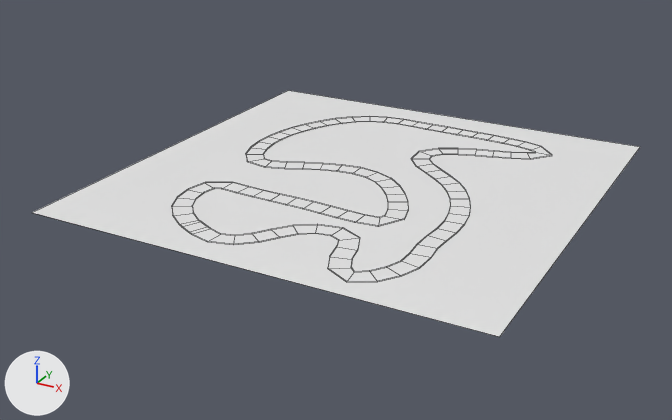
What one commit did to the Blender file Assets/Models/Stride City.blend.
One viewpoint serves both versions: a camera (50 mm lens) standing at (46.3, -62.9, 36.9) and looking at (2.3, 17.2, -3.2). Every picture has the same lights, and +X, +Y and +Z are marked at lower left. Mesh edges are drawn as thin lines.

Names of what the first picture shows: 'Ground', 'Road'.
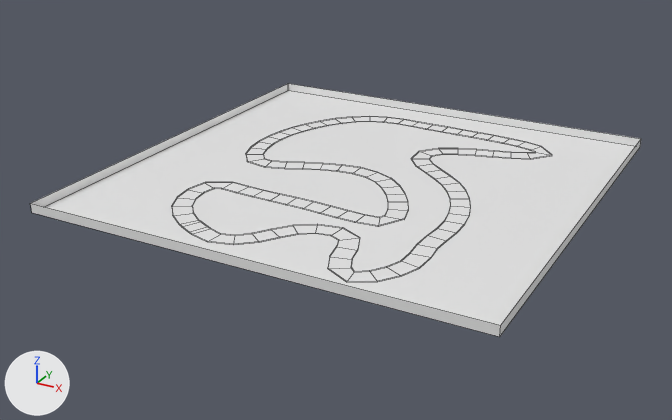
Changed parts and their boxes (x1, y1, x2, y2) in the pictures (672 x 420 px):
'Ground', reshaped
    before: (32, 90, 640, 337)
    after: (31, 84, 641, 337)
part 1 of me_plane_001, added
    after: (31, 84, 641, 337)

Diff of the bpy script that builds the scene:
```diff
--- a/Assets/Models/Stride City.blend.py
+++ b/Assets/Models/Stride City.blend.py
@@ me_plane_001 @@
 me_plane_001.from_pydata(...)  # 4 vertices, 1 face; spans x -1.0..1.0, y -1.0..1.0, z 0.0
 # used by ob_ground; location = (4.0, 20.0, -0.01); scale = (24.0, 24.0, 1.0)
 # verts and faces of me_plane_001; kept vertices keep their numbers, new ones are numbered from 4
 # before: 0 (-1.0, -1.0, 0.0), 1 (1.0, -1.0, 0.0), 2 (-1.0, 1.0, 0.0), 3 (1.0, 1.0, 0.0)
+# me_plane_001 part 1
+for new, old in zip([*range(4, 10)], [0, 1, 1, 2, 2, 3]): verts[new] = verts[old] + (0.0, 0.0, 1.0)
+faces += [(0, 4, 5, 1), (0, 2, 7, 4), (2, 3, 9, 8), (1, 6, 9, 3)]
```
